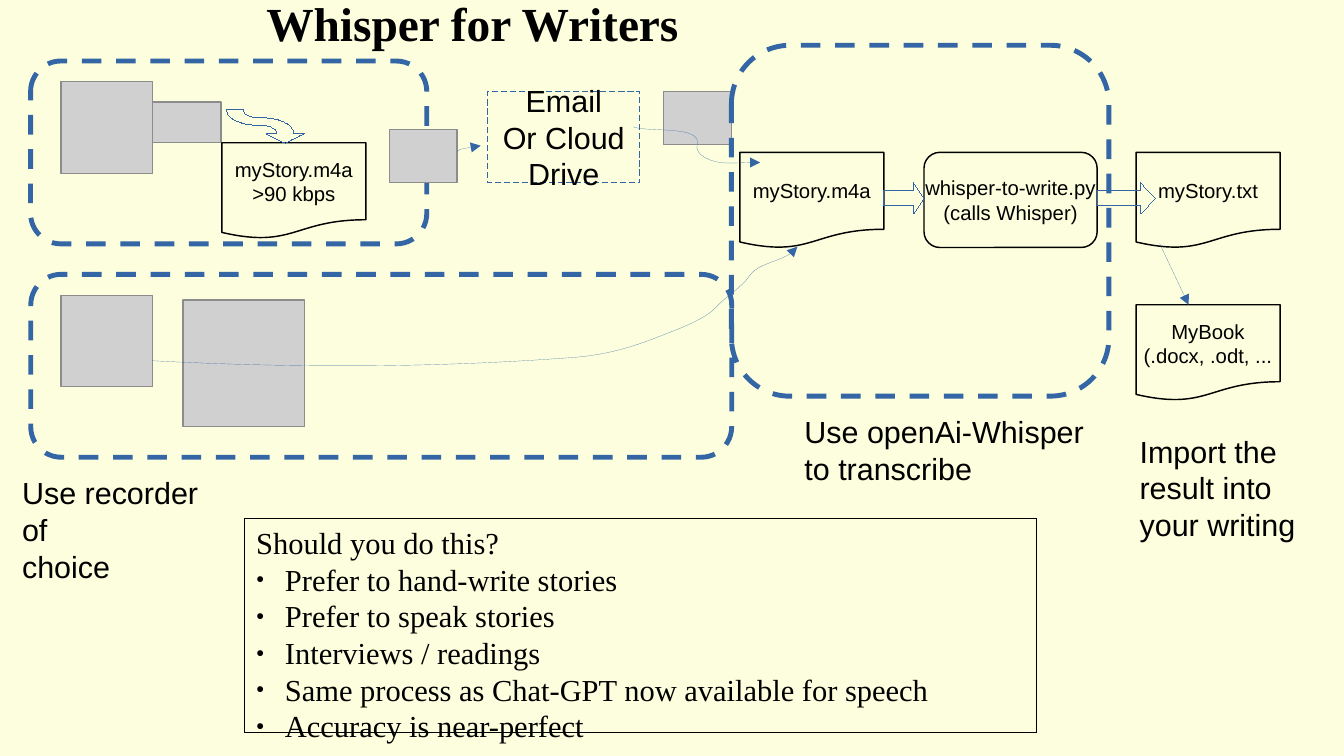
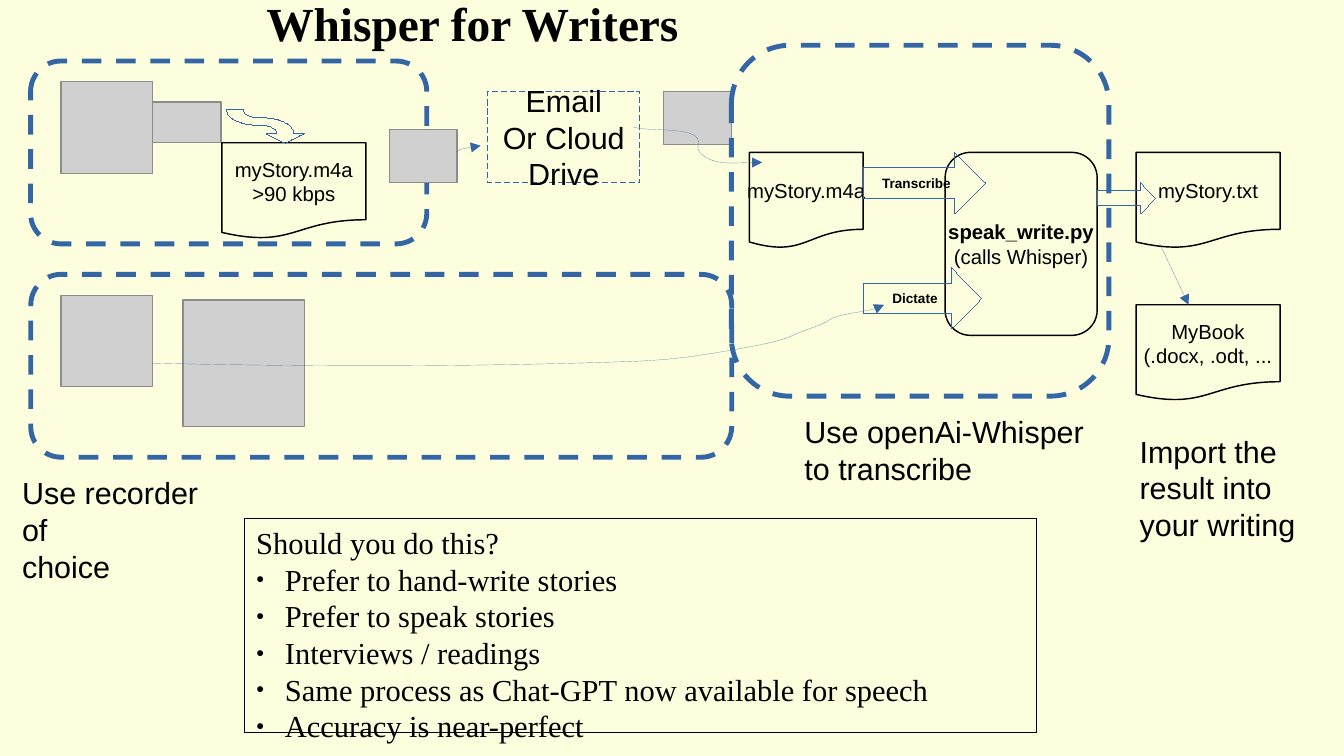
Before and after one commit to famouswriter978/fwgWhisper, a slide deck: slide 1 of doc/Whisper-FWG.odp. Drawn at 1344x756 pixels with LibreOffice and Linux fonts; fonts in the diff are those of the drawing; grey boxes stand for pictures. Boxes give left, top, right and bottom in pixels: in the first picture for what was removed or moved away, otherwise in the second. Text is boxed around its words. In the diff, an @@ line names an element or a change of style, - is before the commit and + after.

```diff
--- a/doc/Whisper-FWG.odp
+++ b/doc/Whisper-FWG.odp
@@ freeform shape at [633, 127, 762, 163]: outline redrawn @@
@@ flow chart document "myStory.m4a": place and size @@
-flow chart document "myStory.m4a" at [740, 152, 884, 249]
+flow chart document "myStory.m4a" at [750, 152, 863, 249]
@@ right arrow "Transcribe": place and size @@
-right arrow "Transcribe" at [884, 183, 924, 213]
+right arrow "Transcribe" at [863, 152, 985, 213]
@@ right arrow "Transcribe" at [863, 152, 985, 213]: proportions changed @@
@@ text in right arrow at [882, 177, 951, 191]: text added @@
+Transcribe
@@ rounded rectangle "speak_write.py": place and size @@
-rounded rectangle "speak_write.py" at [924, 152, 1098, 248]
+rounded rectangle "speak_write.py" at [945, 152, 1098, 335]
@@ text in rounded rectangle at [948, 224, 1093, 244]: text changed; bold on @@
-whisper-to-write.py
+speak_write.py
@@ right arrow added at [863, 268, 982, 329], outline #3465A4 0 pt, 8 pt, text #000000, bold @@
+Dictate
@@ freeform shape: place and size @@
-freeform shape at [152, 246, 798, 366]
+freeform shape at [152, 305, 884, 366]
```
Also in this commit, not shown: 1 other file.
